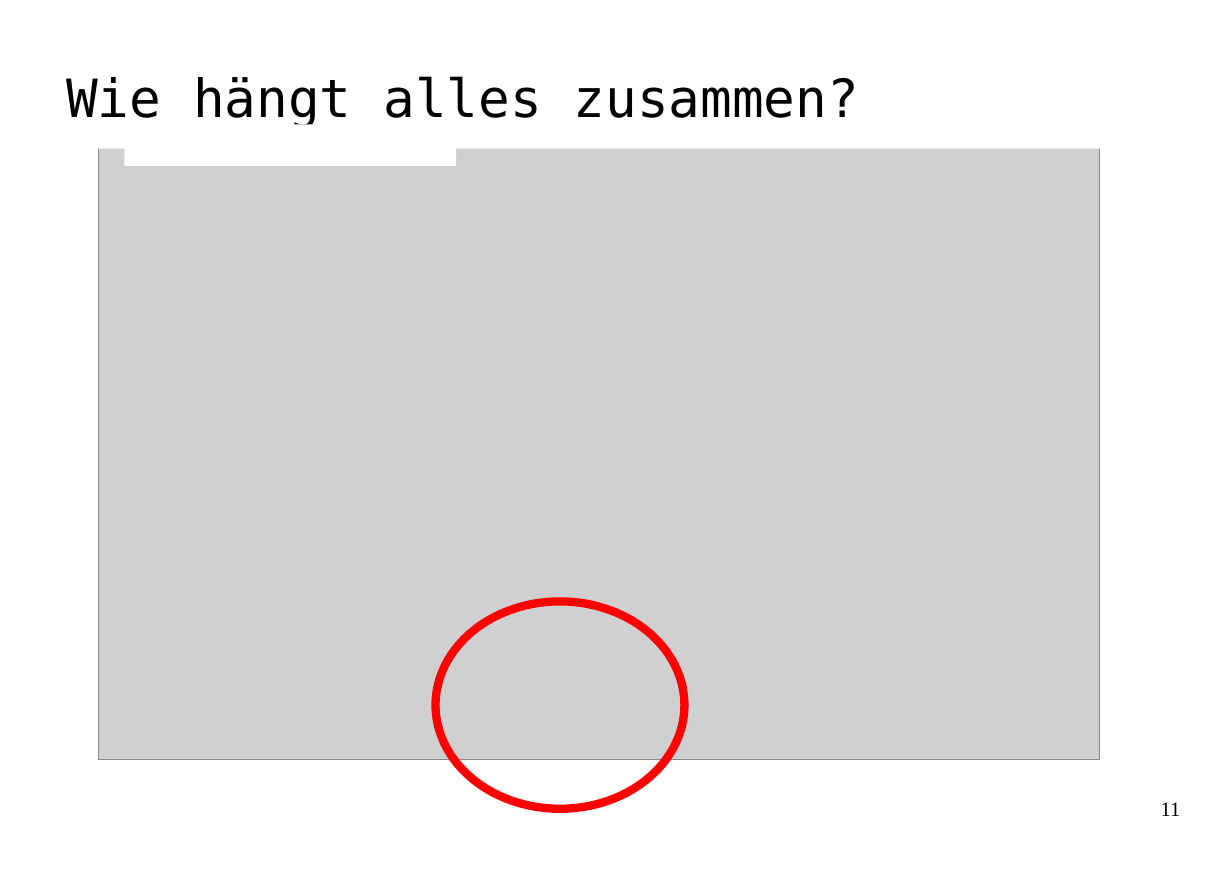
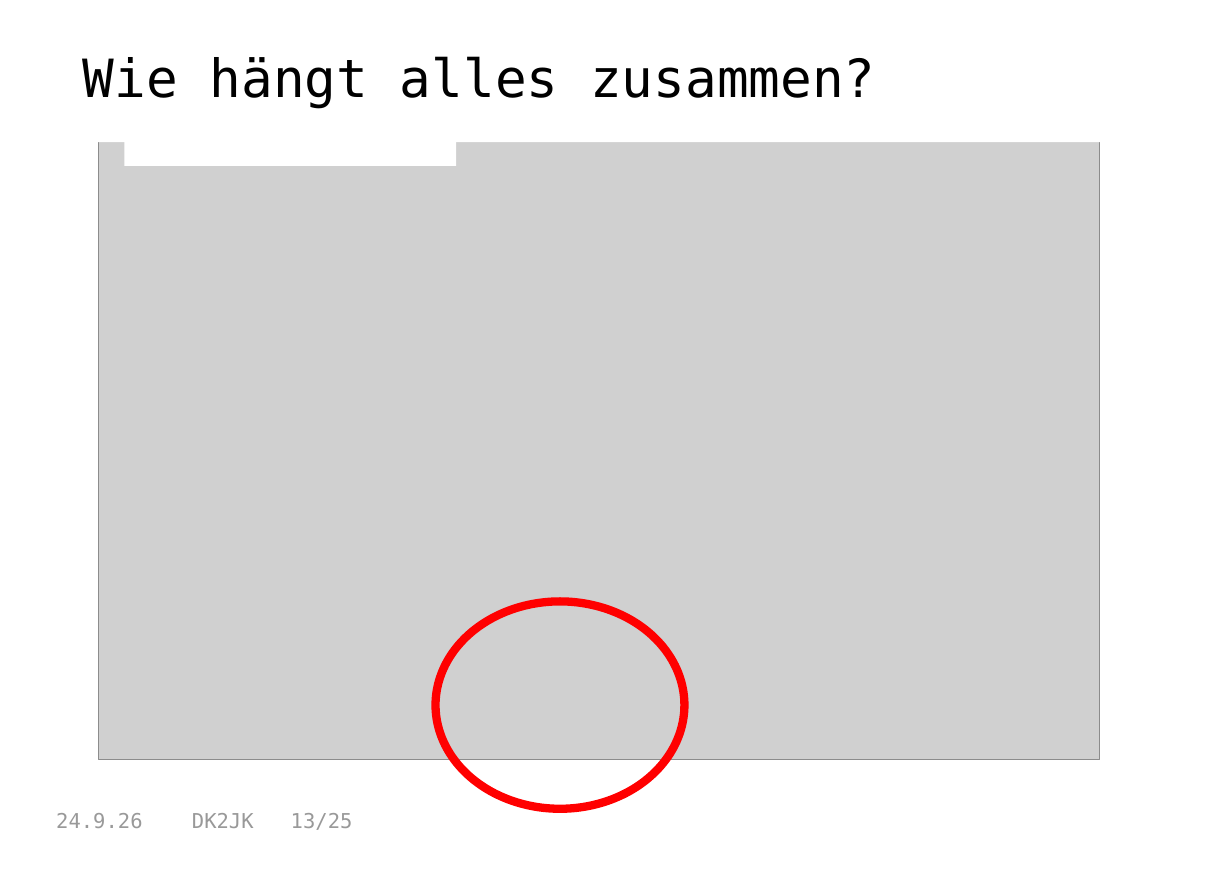
Before and after one commit to dk2jk/CAT--Control, a slide deck: slide 13 of Beispiele-CAT-Steuerung.odp (slide 11 before the commit). Drawn at 1232x871 pixels with LibreOffice and Linux fonts; fonts in the diff are those of the drawing; grey boxes stand for pictures. Boxes give left, top, right and bottom in pixels: in the first picture for what was removed or moved away, otherwise in the second. Text is boxed around its words. In the diff, an @@ line names an element or a change of style, - is before the commit and + after.

```diff
--- a/Beispiele-CAT-Steuerung.odp
+++ b/Beispiele-CAT-Steuerung.odp
@@ title "Wie hängt alles zusammen?": place and size @@
-title "Wie hängt alles zusammen?" at [66, 45, 1100, 149]
+title "Wie hängt alles zusammen?" at [83, 45, 1117, 142]
@@ title "Wie hängt alles zusammen?" at [83, 45, 1117, 142]: vertical alignment middle to top @@
@@ page number removed at [1161, 802, 1181, 816] @@
-11
@@ text added at [56, 813, 353, 830], 14 pt, text #999999 @@
+24.9.26 DK2JK 13/25
```
Also in this commit, not shown: 20 other slides changed, 4 slides added, 2 slides removed, 2 other files.
